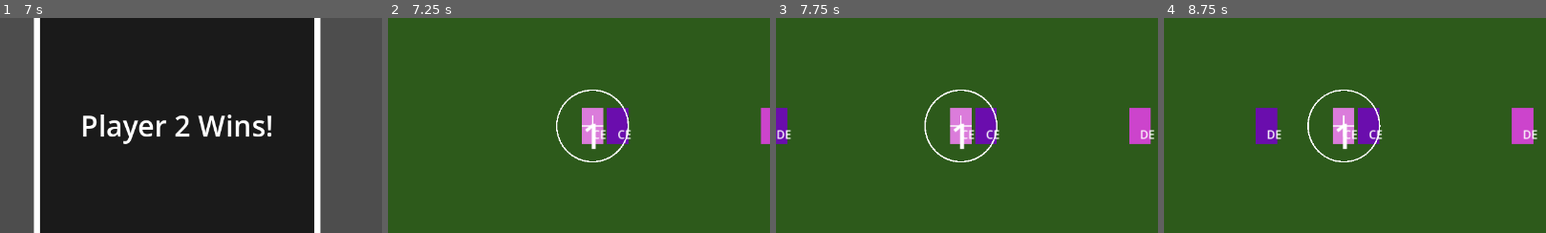
Above: before the commit, frames 1-4 (left to right).
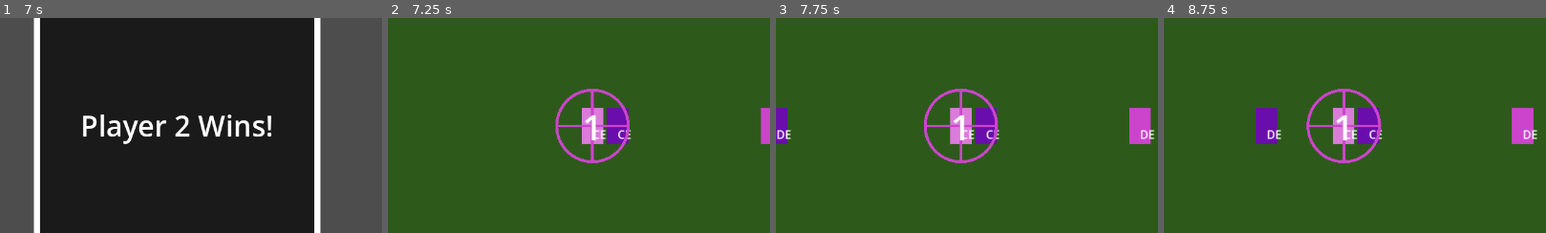
Above: after the commit, the same moments.

Repository: DockerSox/kick-n-catchv3
Game: Godot game, scene res://Scenes/title.tscn
The game is run twice, just before and just after one commit, with the same random seed, the same clock (stepped at 60 frames per second) and the same inputs.
Inputs:
- Up to frame 1 (7 s): click "PLAY" at 0.5 s; click "START GAME" at 1.25 s; tap Enter at 2, 6.5 s; tap Space (p1_kick) at 2.1, 3.6, 5.1, 5.75, 6.6 s; hold A (p1_left) 2.78-3.53 s; tap Keypad Enter (p2_kick) at 2.85, 4.35, 5.85 s; hold A (p1_left) from 5.03 s (still down)
- Up to frame 2 (7.25 s): keep holding A (p1_left)
- Up to frame 3 (7.75 s): release A (p1_left) at 7.28 s; tap Keypad Enter (p2_kick) at 7.35 s
- Up to frame 4 (8.75 s): tap Space (p1_kick) at 8.1 s
The pictures show only the part of the screen within x 26-76%, y 25-75%; the shares and areas given below are measured in that part.

Frame 1 is identical in both runs. In frame 2, 1.4% of the frame differs, in the area x 43-64%, y 32-68%; in frame 3, 1.3%; in frame 4, 1.4%.

Commit message:
working version

Diff:
--- a/Scenes/crosshair.tscn
+++ b/Scenes/crosshair.tscn
@@ -9,21 +9,21 @@
 script = ExtResource("1_aqujx")
 
 [node name="Circle" type="Line2D" parent="." unique_id=1071222427]
-width = 2.0
+width = 4.0
 
 [node name="CrosshairLines" type="Node2D" parent="." unique_id=367252110]
 
 [node name="LineH" type="Line2D" parent="CrosshairLines" unique_id=356547438]
-width = 2.0
+width = 4.0
 
 [node name="LineV" type="Line2D" parent="CrosshairLines" unique_id=641137693]
-width = 2.0
+width = 4.0
 
 [node name="CountdownLabel" type="Label" parent="." unique_id=246825862]
 offset_left = -20.0
-offset_top = -20.0
+offset_top = -32.0
 offset_right = 20.0
-offset_bottom = 47.0
+offset_bottom = 35.0
 theme_override_font_sizes/font_size = 48
 horizontal_alignment = 1
 vertical_alignment = 1
--- a/Scripts/crosshair.gd
+++ b/Scripts/crosshair.gd
@@ -31,7 +31,7 @@
 @onready var collision_area: Area2D = $CollisionArea
 
 func _ready() -> void:
-	_draw_circle_line(circle, CROSSHAIR_RADIUS)
+	_draw_circle(circle, CROSSHAIR_RADIUS)
 	_draw_crosshair_lines()
 	var shape := CircleShape2D.new()
 	shape.radius = CROSSHAIR_RADIUS
@@ -54,11 +54,14 @@
 	countdown_active = false
 	countdown_label.visible = false
 
-	# Restore visuals
+	# Aiming visuals — team's true colour
+	var aiming_color: Color = unit.unit_color
+	circle.default_color = aiming_color
 	line_h.visible = true
 	line_v.visible = true
-	circle.default_color = Color(1.0, 1.0, 1.0, 1.0)
-	countdown_label.add_theme_color_override("font_color", Color(1.0, 1.0, 1.0, 1.0))
+	line_h.default_color = aiming_color
+	line_v.default_color = aiming_color
+	countdown_label.add_theme_color_override("font_color", Color.WHITE)
 
 	var team: String = unit.team
 	var is_human: bool = (team == "A" and GameState.team_a_player == 1) or \
@@ -123,16 +126,16 @@
 func _start_countdown() -> void:
 	countdown_active = true
 	countdown_remaining = COUNTDOWN_TIME[current_zone]
-	# Visual feedback — hide lines, grey out circle
+	# Countdown visuals — white circle, hide lines
+	circle.default_color = Color.WHITE
 	line_h.visible = false
 	line_v.visible = false
-	circle.default_color = Color(0.7, 0.7, 0.7, 1.0)
-	countdown_label.add_theme_color_override("font_color", Color(0.7, 0.7, 0.7, 1.0))
+	countdown_label.add_theme_color_override("font_color", Color.WHITE)
 
 func _handle_countdown(delta: float) -> void:
 	countdown_remaining -= delta
 	var display: int = int(ceil(countdown_remaining / \
-		(COUNTDOWN_TIME[current_zone] / float(current_zone))))
+	(COUNTDOWN_TIME[current_zone] / float(current_zone + 0.0))))
 	display = clamp(display, 0, current_zone)
 	countdown_label.text = str(display)
 	if countdown_remaining <= 0.0:
@@ -171,13 +174,13 @@
 	GameState.contest_crosshair_pos = pos
 	GameState.go_to_scene("res://Scenes/main.tscn")
 
-func _no_unit_resolution(attacking_team: String, pos: Vector2) -> void:
+func _no_unit_resolution(_attacking_team: String, pos: Vector2) -> void:
 	GameState.return_scene = "res://Scenes/pitch.tscn"
 	GameState.contest_reason = "no_unit"
 	GameState.contest_crosshair_pos = pos
 	GameState.go_to_scene("res://Scenes/main.tscn")
 
-func _draw_circle_line(line: Line2D, radius: float) -> void:
+func _draw_circle(line: Line2D, radius: float) -> void:
 	var points: PackedVector2Array = []
 	var steps: int = 64
 	for i in range(steps + 1):
@@ -186,6 +189,5 @@
 	line.points = points
 
 func _draw_crosshair_lines() -> void:
-	var size: float = 15.0
-	line_h.points = [Vector2(-size, 0), Vector2(size, 0)]
-	line_v.points = [Vector2(0, -size), Vector2(0, size)]
+	line_h.points = [Vector2(-CROSSHAIR_RADIUS, 0), Vector2(CROSSHAIR_RADIUS, 0)]
+	line_v.points = [Vector2(0, -CROSSHAIR_RADIUS), Vector2(0, CROSSHAIR_RADIUS)]
--- a/Scripts/main.gd
+++ b/Scripts/main.gd
@@ -43,10 +43,7 @@
 func _on_ball_hit_bottom() -> void:
 	if game_over:
 		return
-	var left_launched: bool = paddle_left.state == paddle_left.State.LAUNCHED
-	var right_launched: bool = paddle_right.state == paddle_right.State.LAUNCHED
-	if (left_launched and right_launched) or (not left_launched and not right_launched):
-		await _try_again()
+	await _try_again()
 
 func _try_again() -> void:
 	win_label.text = "TRY AGAIN"
--- a/Scripts/pitch.gd
+++ b/Scripts/pitch.gd
@@ -49,10 +49,6 @@
 	_set_goalie_bounds()
 	_set_forbidden_zones()
 
-	# Debug — confirm goal rects are correct
-	print("goal_a_rect: ", _get_goal_rect(goal_square_a))
-	print("goal_b_rect: ", _get_goal_rect(goal_square_b))
-
 	$UI/PauseButton.pressed.connect(_on_pause)
 	$UI/PauseMenu/ResumeButton.pressed.connect(_on_resume)
 	$UI/PauseMenu/QuitButton.pressed.connect(_on_quit)
